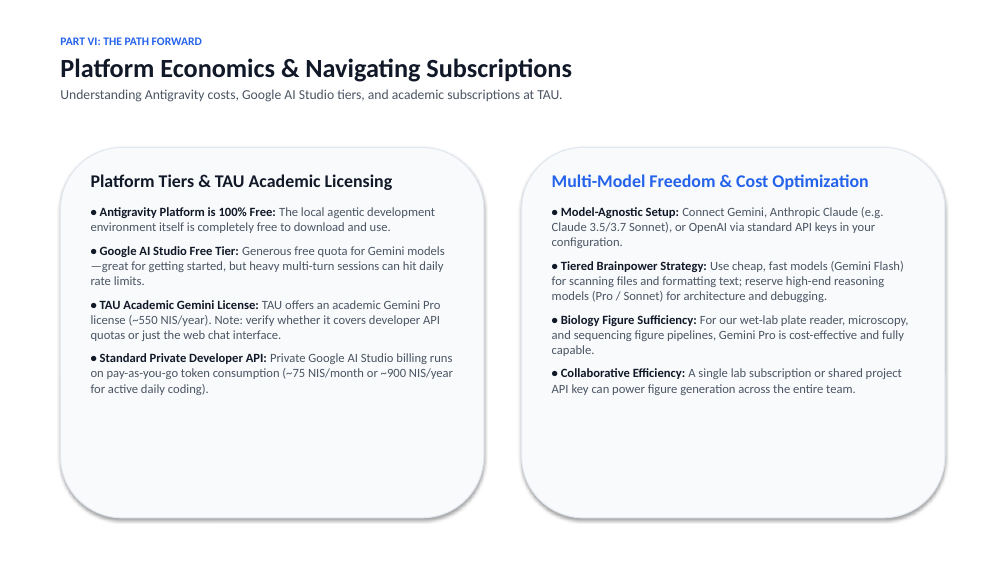
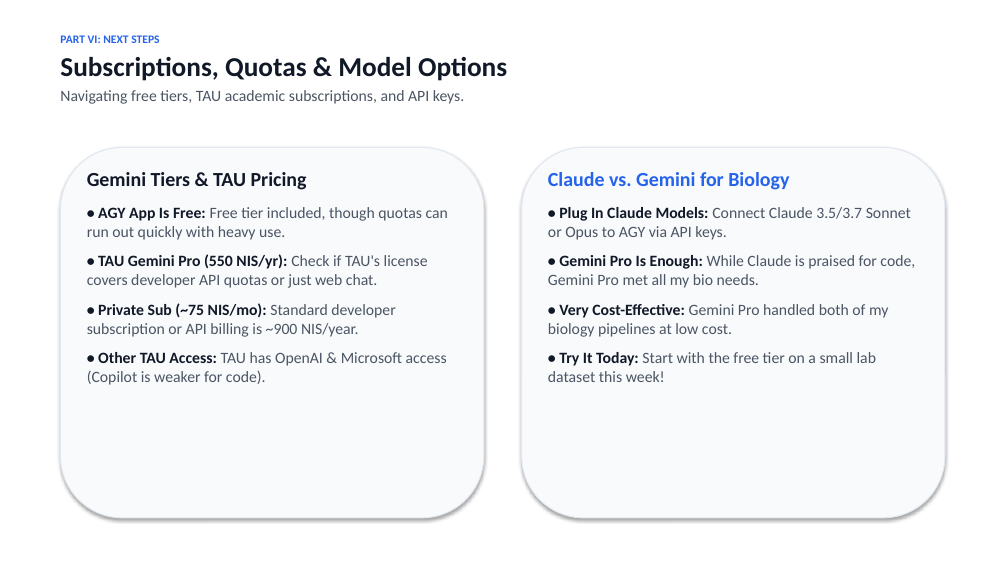
Before and after one commit to berman-lab/antigravity-intoduction-presentation, a slide deck: slide 28 of antigravity_lab_presentation.pptx. Drawn at 1008x567 pixels with LibreOffice and Linux fonts; fonts in the diff are those of the drawing. Boxes give left, top, right and bottom in pixels: in the first picture for what was removed or moved away, otherwise in the second. Text is boxed around its words. In the diff, an @@ line names an element or a change of style, - is before the commit and + after.

```diff
--- a/antigravity_lab_presentation.pptx
+++ b/antigravity_lab_presentation.pptx
@@ text at (60,35,507,104): text changed; size 13 to 15 pt @@
-PART VI: THE PATH FORWARD
-Platform Economics & Navigating Subscriptions
-Understanding Antigravity costs, Google AI Studio tiers, and academic subscriptions at TAU.
+PART VI: NEXT STEPS
+Subscriptions, Quotas & Model Options
+Navigating free tiers, TAU academic subscriptions, and API keys.
@@ text at (87,172,448,385): text changed; size 12 to 15 pt @@
-Platform Tiers & TAU Academic Licensing
-• Antigravity Platform is 100% Free: The local agentic development environment itself is completely free to download and use.
-• Google AI Studio Free Tier: Generous free quota for Gemini models—great for getting started, but heavy multi-turn sessions can hit daily rate limits.
-• TAU Academic Gemini License: TAU offers an academic Gemini Pro license (~550 NIS/year). Note: verify whether it covers developer API quotas or just the web chat interface.
-• Standard Private Developer API: Private Google AI Studio billing runs on pay-as-you-go token consumption (~75 NIS/month or ~900 NIS/year for active daily coding).
+Gemini Tiers & TAU Pricing
+• AGY App Is Free: Free tier included, though quotas can run out quickly with heavy use.
+• TAU Gemini Pro (550 NIS/yr): Check if TAU's license covers developer API quotas or just web chat.
+• Private Sub (~75 NIS/mo): Standard developer subscription or API billing is ~900 NIS/year.
+• Other TAU Access: TAU has OpenAI & Microsoft access (Copilot is weaker for code).
@@ text at (548,172,915,382): text changed; size 12 to 15 pt @@
-Multi-Model Freedom & Cost Optimization
-• Model-Agnostic Setup: Connect Gemini, Anthropic Claude (e.g. Claude 3.5/3.7 Sonnet), or OpenAI via standard API keys in your configuration.
-• Tiered Brainpower Strategy: Use cheap, fast models (Gemini Flash) for scanning files and formatting text; reserve high-end reasoning models (Pro / Sonnet) for architecture and debugging.
-• Biology Figure Sufficiency: For our wet-lab plate reader, microscopy, and sequencing figure pipelines, Gemini Pro is cost-effective and fully capable.
-• Collaborative Efficiency: A single lab subscription or shared project API key can power figure generation across the entire team.
+Claude vs. Gemini for Biology
+• Plug In Claude Models: Connect Claude 3.5/3.7 Sonnet or Opus to AGY via API keys.
+• Gemini Pro Is Enough: While Claude is praised for code, Gemini Pro met all my bio needs.
+• Very Cost-Effective: Gemini Pro handled both of my biology pipelines at low cost.
+• Try It Today: Start with the free tier on a small lab dataset this week!
```
Also in this commit, not shown: 28 other slides changed, 1 other file.
